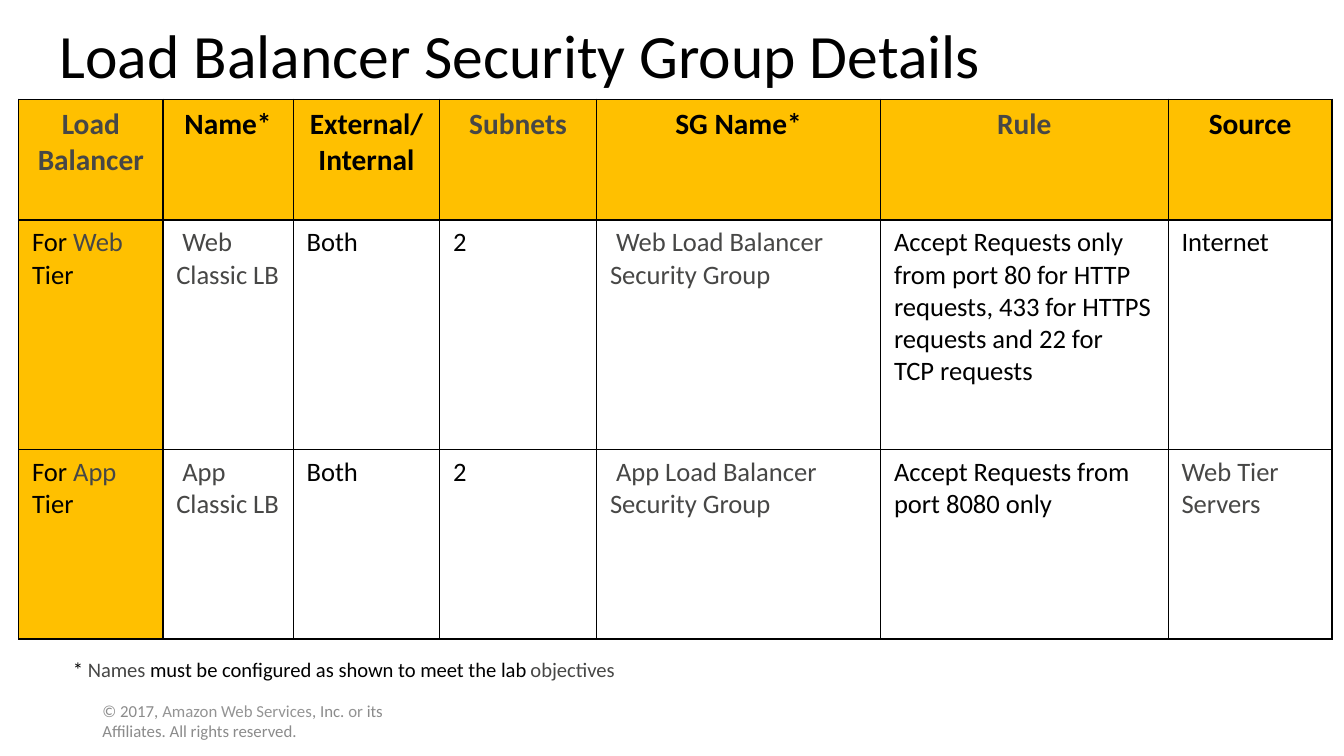
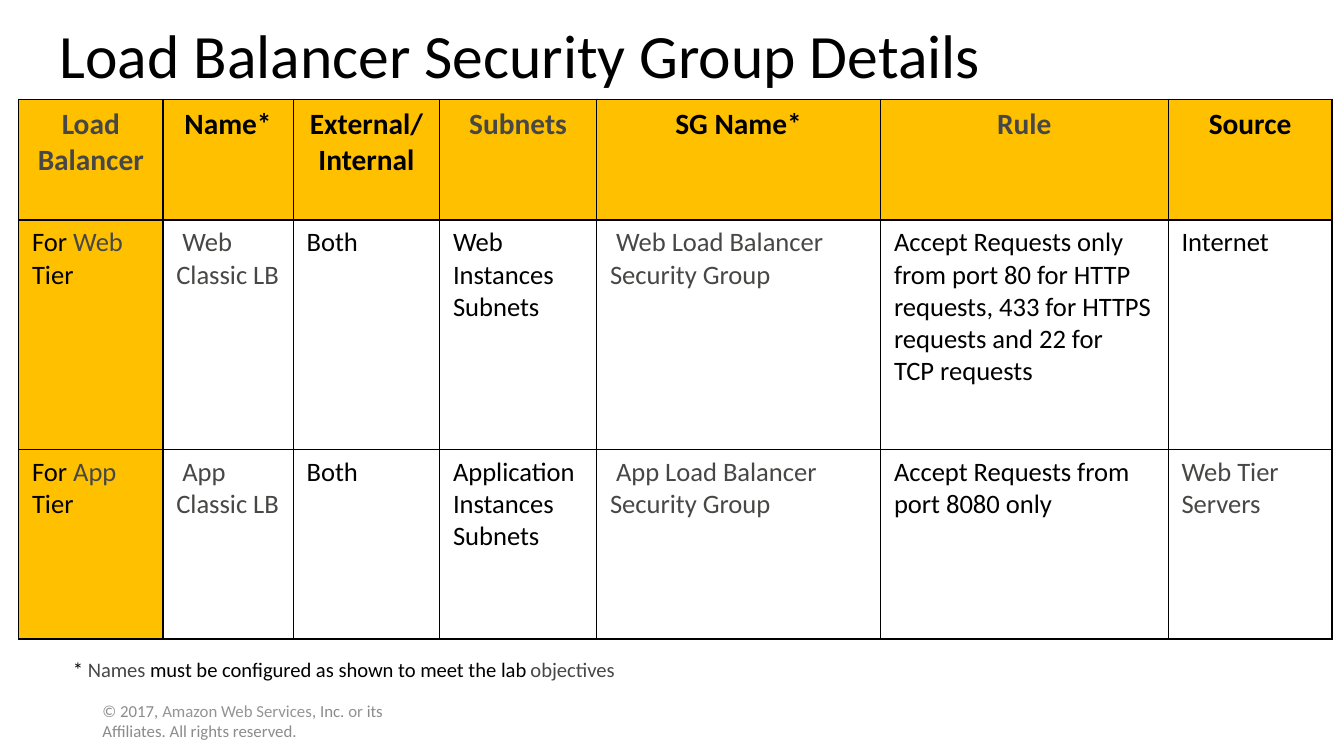
Before and after one commit to WilliamCareySemiColon/college_y3, a slide deck: slide 14 of Cloud_Computing/Labs/Assignment/part 1/Solution Template.pptx. Drawn at 1344x756 pixels with LibreOffice and Linux fonts; fonts in the diff are those of the drawing. Boxes give left, top, right and bottom in pixels: in the first picture for what was removed or moved away, otherwise in the second. Text is boxed around its words. In the diff, an @@ line names an element or a change of style, - is before the commit and + after.

```diff
--- a/Cloud_Computing/Labs/Assignment/part 1/Solution Template.pptx
+++ b/Cloud_Computing/Labs/Assignment/part 1/Solution Template.pptx
@@ table at [19,100,1333,640] @@
-row 2, column 4: 2
+row 2, column 4: Web Instances Subnets
-row 3, column 4: 2
+row 3, column 4: Application Instances Subnets
```
Also in this commit, not shown: 3 other slides changed, 1 other file.
